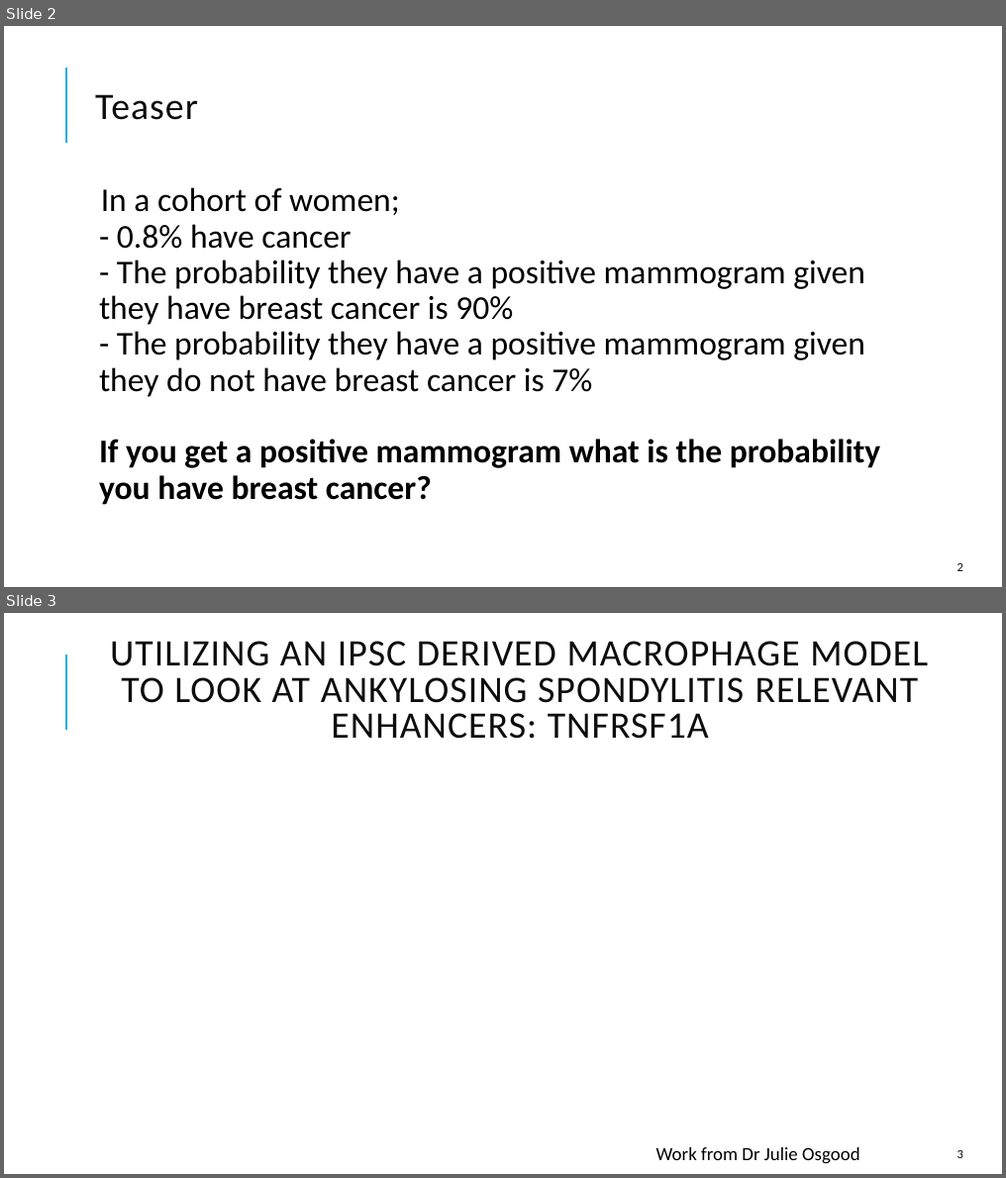
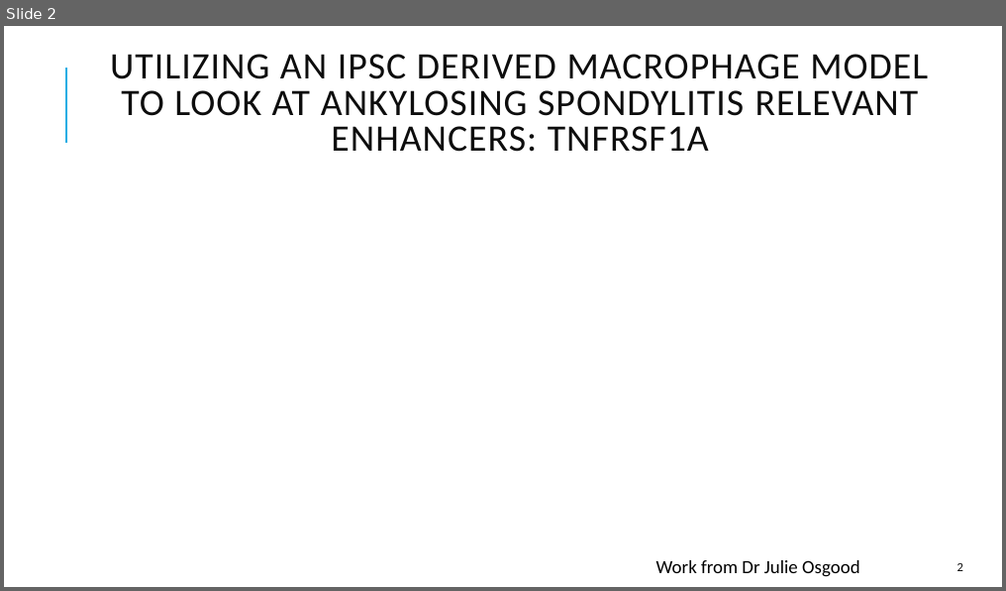
Before and after one commit to jpwhalley/2024_Biostatistics, a slide deck: 3_Error_Bars.pptx. Shown one above the other, each under a label of ours: slides 2 and 3 before the commit, slide 2 after it. The pictures are 1006x1178 and 1006x591 pixels, drawn with LibreOffice and Linux fonts; fonts in the diff are those of the drawing. Boxes give left, top, right and bottom in pixels: in the first picture for what was removed or moved away, otherwise in the second. Text is boxed around its words. In the diff, an @@ line names an element or a change of style, - is before the commit and + after.

```diff
--- a/3_Error_Bars.pptx
+++ b/3_Error_Bars.pptx
@@ slide 2 removed at (x1=4, y1=26, x2=1002, y2=587), background #FFFFFF; not listed: 1 template element that a slide beside it also shows @@
@@ title removed at (x1=95, y1=94, x2=198, y2=120) @@
-Teaser
@@ text removed at (x1=99, y1=187, x2=880, y2=505) @@
-  In a cohort of women;
-  - 0.8% have cancer
-  - The probability they have a positive mammogram given they have breast cancer is 90%
-  - The probability they have a positive mammogram given they do not have breast cancer is 7%
-  If you get a positive mammogram what is the probability you have breast cancer?
@@ page number removed at (x1=957, y1=564, x2=963, y2=571) @@
-2
@@ what was slide 3 is now slide 2 @@
@@ page number at (x1=957, y1=564, x2=963, y2=571): text changed @@
-3
+2
```
Also in this commit, not shown: 2 other files.
